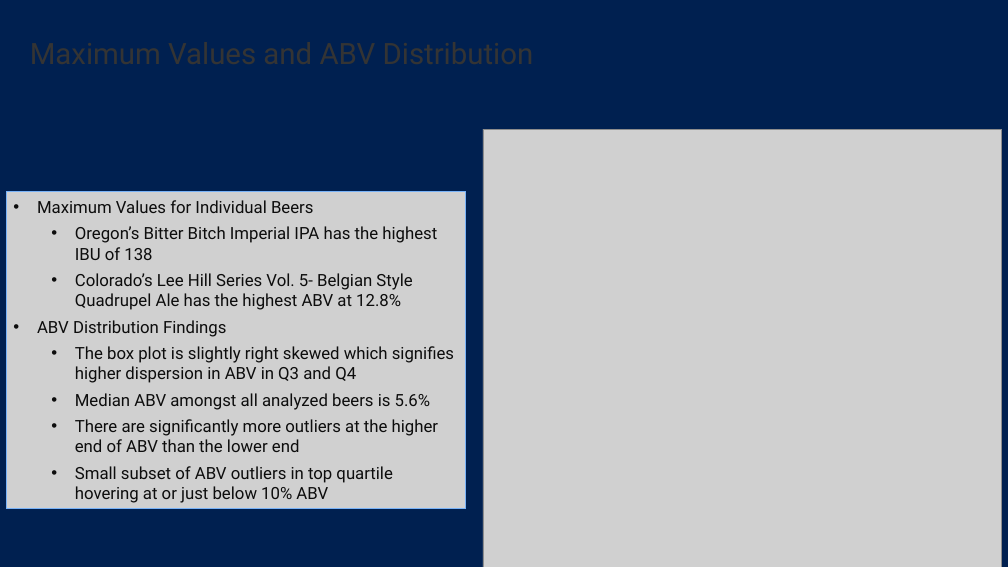
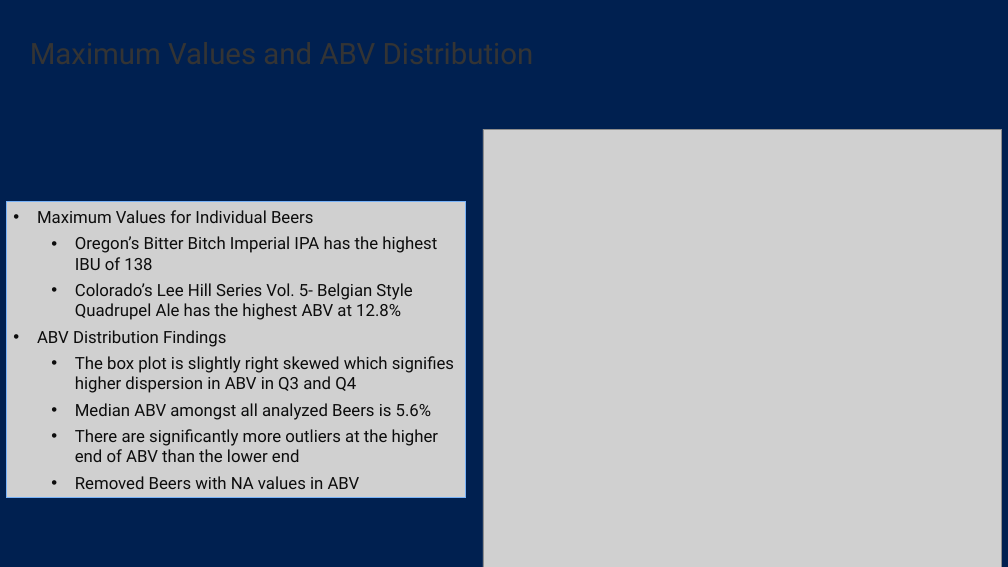
Before and after one commit to C-Stewart-GH/DDS_6306_CS1, a slide deck: slide 8 of Final_CS1_Presentation_DDS_6306.pptx (slide 7 before the commit). Drawn at 1008x567 pixels with LibreOffice and Linux fonts; fonts in the diff are those of the drawing; grey boxes stand for pictures; background and template pictures are left out. Boxes give left, top, right and bottom in pixels: in the first picture for what was removed or moved away, otherwise in the second. Text is boxed around its words. In the diff, an @@ line names an element or a change of style, - is before the commit and + after.

```diff
--- a/Final_CS1_Presentation_DDS_6306.pptx
+++ b/Final_CS1_Presentation_DDS_6306.pptx
@@ picture "Maximum Values for Individual Beers": place and size @@
-picture "Maximum Values for Individual Beers" at [6, 191, 466, 508]
+picture "Maximum Values for Individual Beers" at [6, 202, 466, 498]
@@ text in picture at [75, 403, 432, 420]: text changed @@
-  • Median ABV amongst all analyzed beers is 5.6%
+  • Median ABV amongst all analyzed Beers is 5.6%
@@ text in picture at [75, 476, 360, 489]: text changed @@
-  • Small subset of ABV outliers in top quartile hovering at or just below 10% ABV
+  • Removed Beers with NA values in ABV
```
Also in this commit, not shown: 6 other slides changed, 3 slides added, 5 slides removed, 4 other files.
